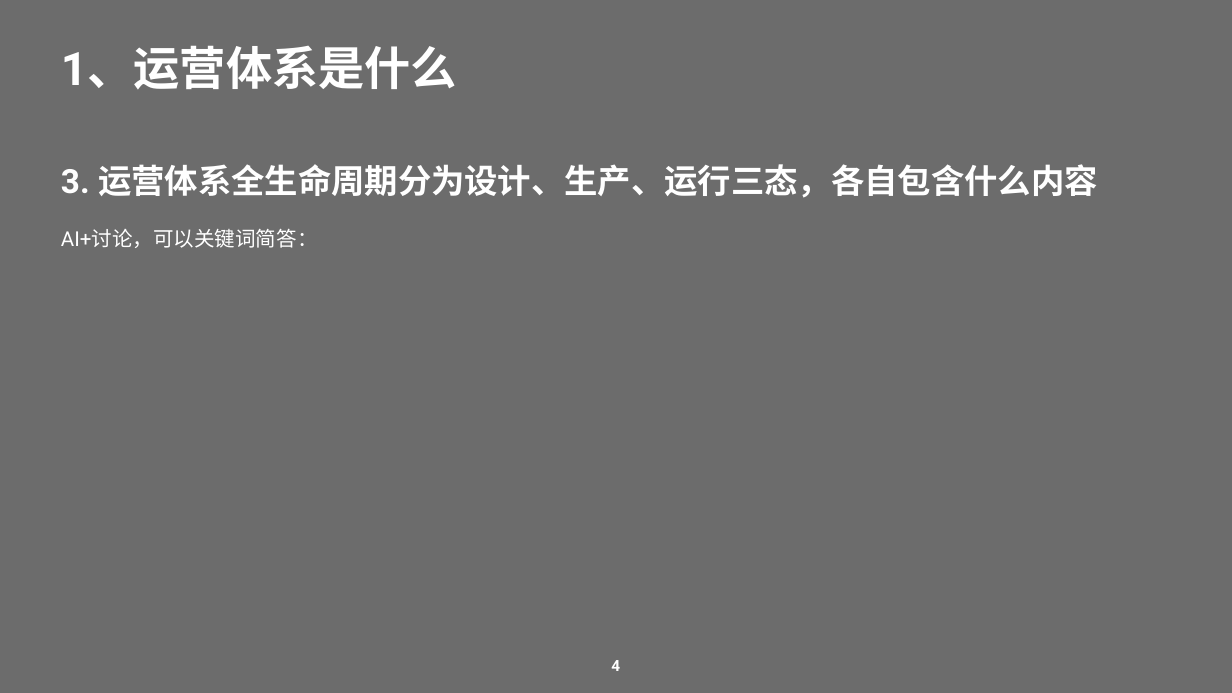
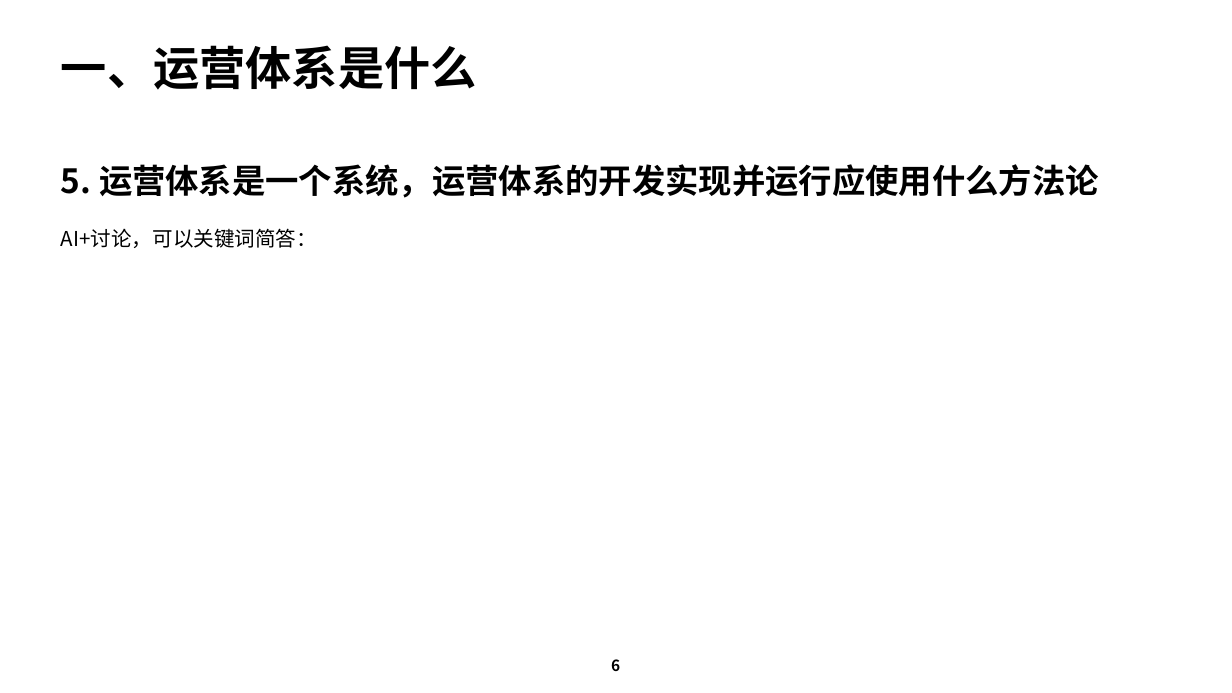
Before and after one commit to Yongjunzhou/AOS-system-design, a slide deck: slide 6 of 50-research/流程工程师培训/01-运营体系正向设计基础概念-答题.pptx (slide 4 before the commit). Drawn at 1232x693 pixels with LibreOffice and Linux fonts; fonts in the diff are those of the drawing. Boxes give left, top, right and bottom in pixels: in the first picture for what was removed or moved away, otherwise in the second. Text is boxed around its words. In the diff, an @@ line names an element or a change of style, - is before the commit and + after.

```diff
--- a/50-research/流程工程师培训/01-运营体系正向设计基础概念-答题.pptx
+++ b/50-research/流程工程师培训/01-运营体系正向设计基础概念-答题.pptx
@@ background #6C6C6C to #FFFFFF @@
@@ text at bbox=[61, 45, 477, 90]: text changed; font Roboto to Noto Sans CJK SC; text colour #FFFFFF to #000000 @@
-1、运营体系是什么
+一、运营体系是什么
@@ text at bbox=[61, 164, 1099, 198]: text changed; font Roboto to Noto Sans CJK SC; text colour #FFFFFF to #000000 @@
-3. 运营体系全生命周期分为设计、生产、运行三态，各自包含什么内容
+5. 运营体系是一个系统，运营体系的开发实现并运行应使用什么方法论
@@ text at bbox=[61, 228, 317, 248]: font Roboto to Noto Sans CJK SC, text colour #FFFFFF to #000000 in "AI+讨论，可以关键词简答：" @@
@@ text at bbox=[611, 659, 620, 671]: text changed; font Roboto to Noto Sans CJK SC; text colour #FFFFFF to #000000 @@
-4
+6
```
Also in this commit, not shown: 50 other slides changed, 9 other files.
